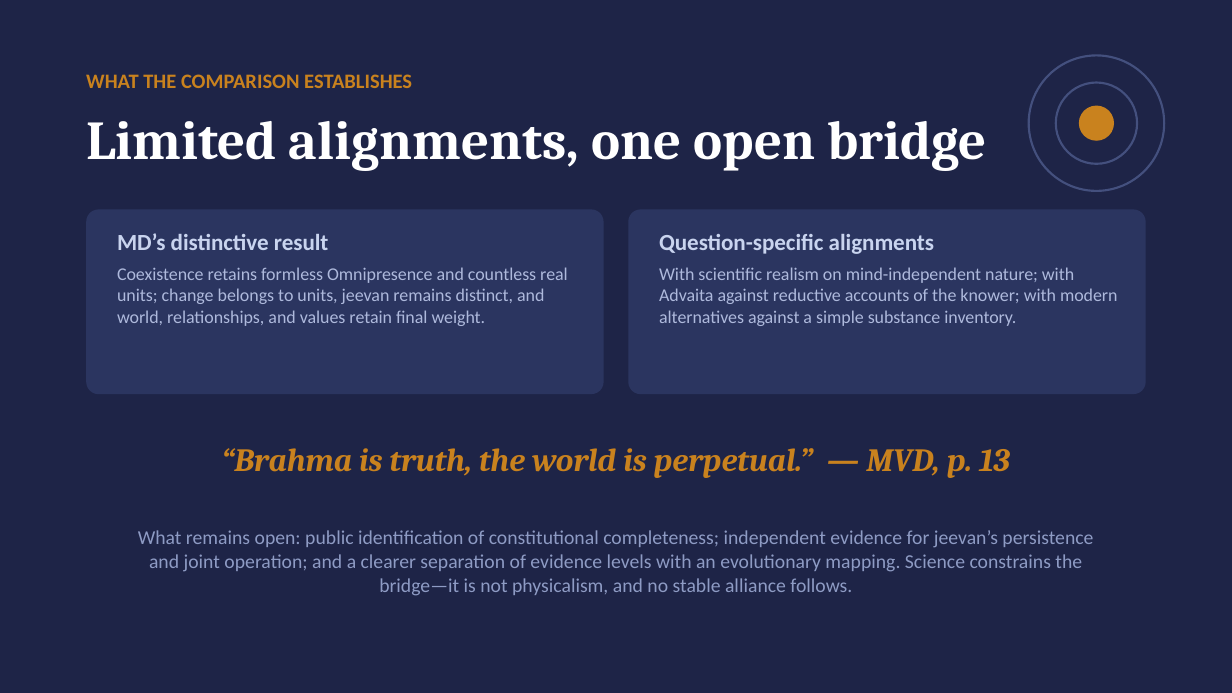
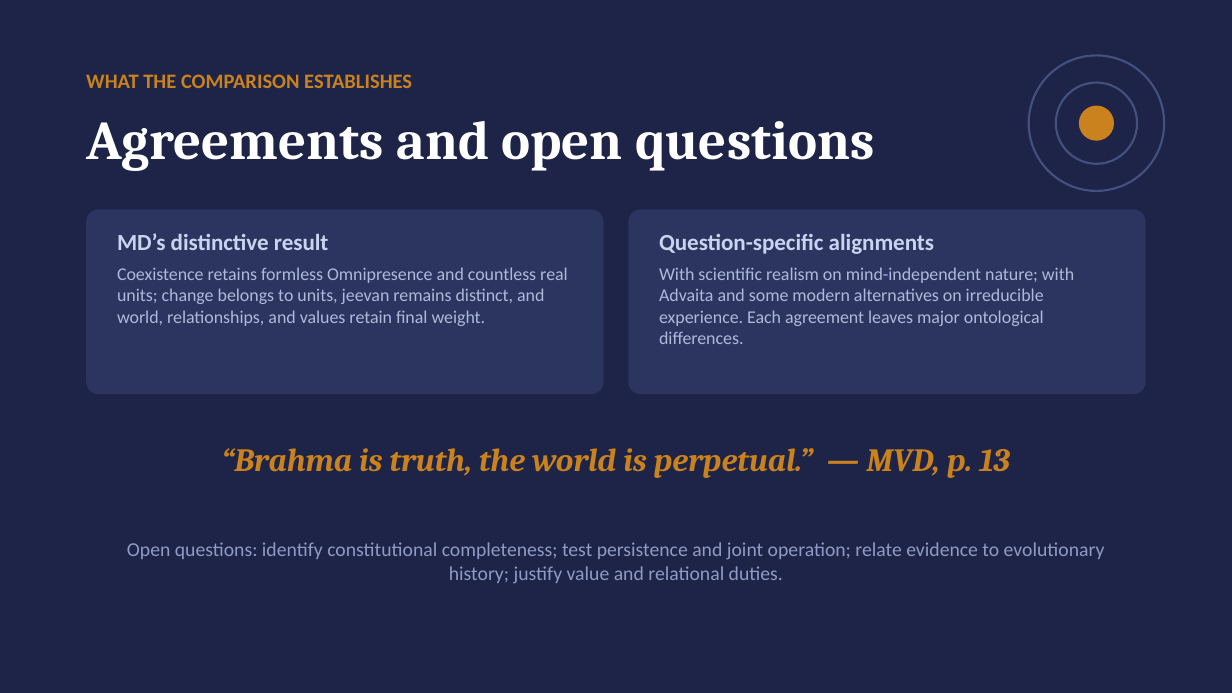
Before and after one commit to raghavamohan/AnalyticMadhyasthDarshan, a slide deck: slide 18 of Studies/The-Ontology-of-Coexistence/Coexistence-in-Comparison-MD-vs-Advaita-Philosophy-Science.pptx. Drawn at 1232x693 pixels with LibreOffice and Linux fonts; fonts in the diff are those of the drawing. Boxes give left, top, right and bottom in pixels: in the first picture for what was removed or moved away, otherwise in the second. Text is boxed around its words. In the diff, an @@ line names an element or a change of style, - is before the commit and + after.

```diff
--- a/Studies/The-Ontology-of-Coexistence/Coexistence-in-Comparison-MD-vs-Advaita-Philosophy-Science.pptx
+++ b/Studies/The-Ontology-of-Coexistence/Coexistence-in-Comparison-MD-vs-Advaita-Philosophy-Science.pptx
@@ text at (86,121,875,171): text changed @@
-Limited alignments, one open bridge
+Agreements and open questions
@@ text at (659,267,1074,344): text changed @@
-With scientific realism on mind-independent nature; with Advaita against reductive accounts of the knower; with modern alternatives against a simple substance inventory.
+With scientific realism on mind-independent nature; with Advaita and some modern alternatives on irreducible experience. Each agreement leaves major ontological differences.
@@ text at (127,542,1105,583): text changed @@
-What remains open: public identification of constitutional completeness; independent evidence for jeevan’s persistence and joint operation; and a clearer separation of evidence levels with an evolutionary mapping. Science constrains the bridge—it is not physicalism, and no stable alliance follows.
+Open questions: identify constitutional completeness; test persistence and joint operation; relate evidence to evolutionary history; justify value and relational duties.
```
Also in this commit, not shown: 10 other slides changed, 14 other files.
